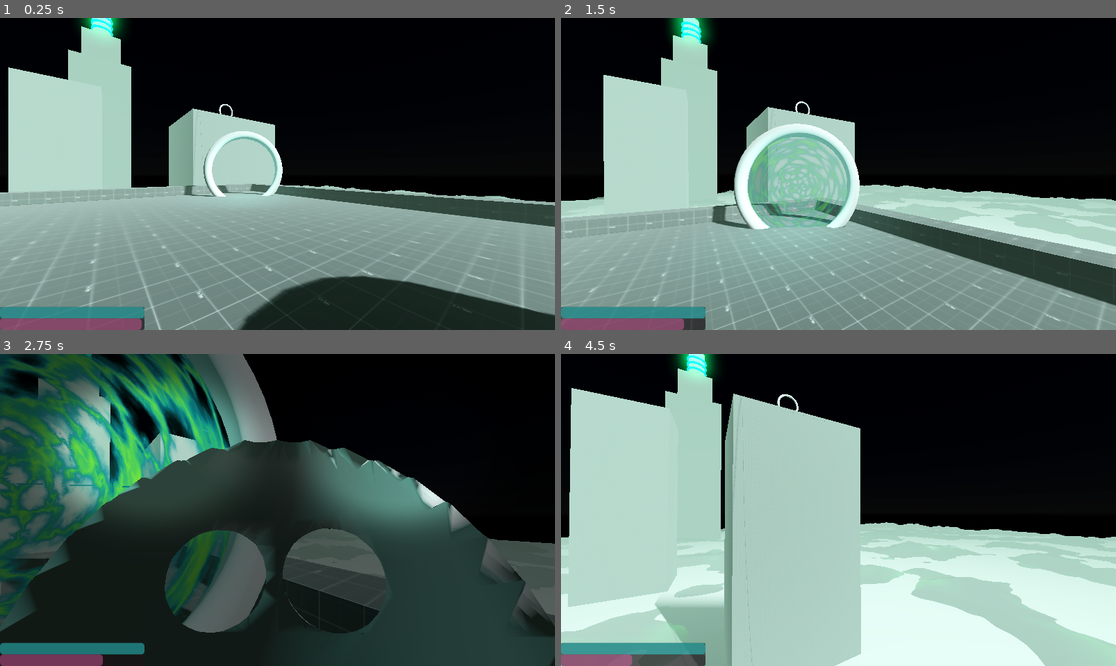
Above: before the commit, frames 1-4 (two rows, left to right).
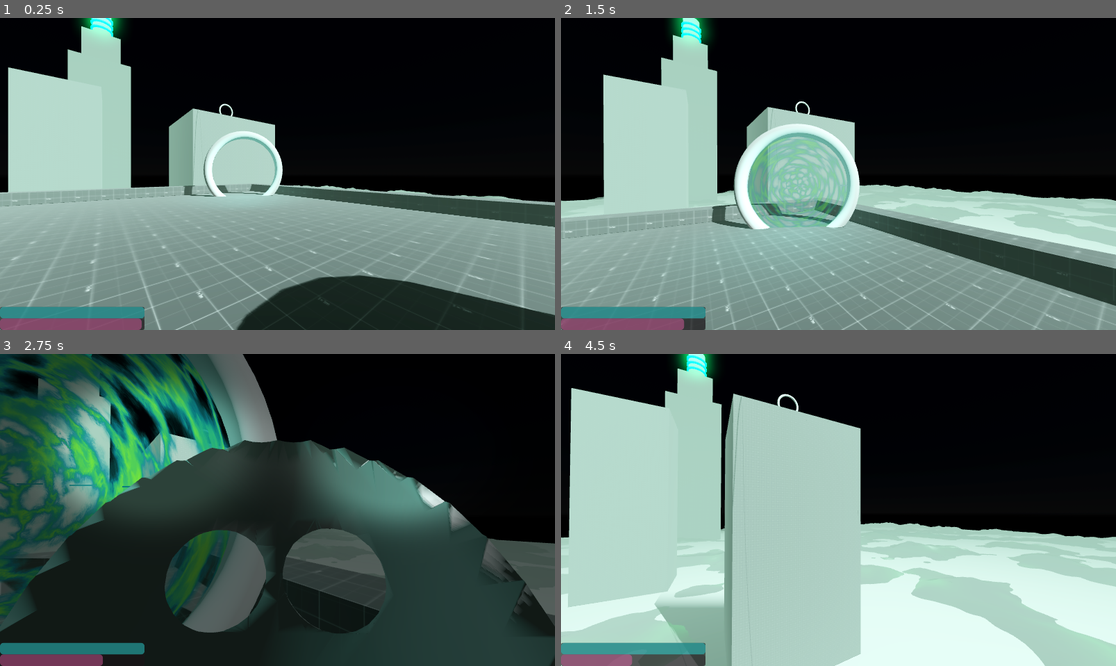
Above: after the commit, the same moments.

Repository: RuffledPlume/GWF-78
Game: Godot game, scene res://Levels/Sandbox.tscn
Same seed, same stepped clock (60 frames per second), same inputs: the game is played once before the commit and once after it.
Inputs (mouse positions are in pixels of both pictures, inside the frame that each line leads up to):
- Up to frame 1 (0.25 s): no input
- Up to frame 2 (1.5 s): move the mouse to (866, 174) at 0.52 s; hold W (Forward) from 0.53 s (still down); click (866, 174) at 0.6 s; tap Space (Jump) at 0.77 s; move the mouse to (810, 174) at 1.27 s; tap Shift at 1.35 s
- Up to frame 3 (2.75 s): keep holding W (Forward); tap Space (Jump) at 1.52 s; move the mouse to (288, 503) at 2.02 s; hold F from 2.03 s (still down)
- Up to frame 4 (4.5 s): keep holding W (Forward); move the mouse to (832, 516) at 2.77 s; release F at 2.78 s; click (832, 516) at 2.85 s; tap Space (Jump) at 3.02, 3.77 s; move the mouse to (877, 513) at 3.52 s; hold Shift 3.53-4.28 s; move the mouse to (794, 506) at 4.27 s; tap F at 4.35 s

The runs differ from the first frame. In frame 1, 0.8% of the frame differs, in the area x 0-100%, y 0-100%; in frame 2, 0.6%; in frame 3, 0.6%; in frame 4, 0.5%.

Commit message:
Tweaking Render Settings to enable AA & tweak shadow resolution

Diff:
--- a/project.godot
+++ b/project.godot
@@ -53,3 +53,10 @@
 , Object(InputEventKey,"resource_local_to_scene":false,"resource_name":"","device":0,"window_id":0,"alt_pressed":false,"shift_pressed":false,"ctrl_pressed":false,"meta_pressed":false,"pressed":false,"keycode":0,"physical_keycode":69,"key_label":0,"unicode":0,"location":0,"echo":false,"script":null)
 ]
 }
+
+[rendering]
+
+lights_and_shadows/directional_shadow/size=8192
+lights_and_shadows/directional_shadow/soft_shadow_filter_quality=3
+global_illumination/voxel_gi/quality=1
+anti_aliasing/quality/msaa_3d=1
